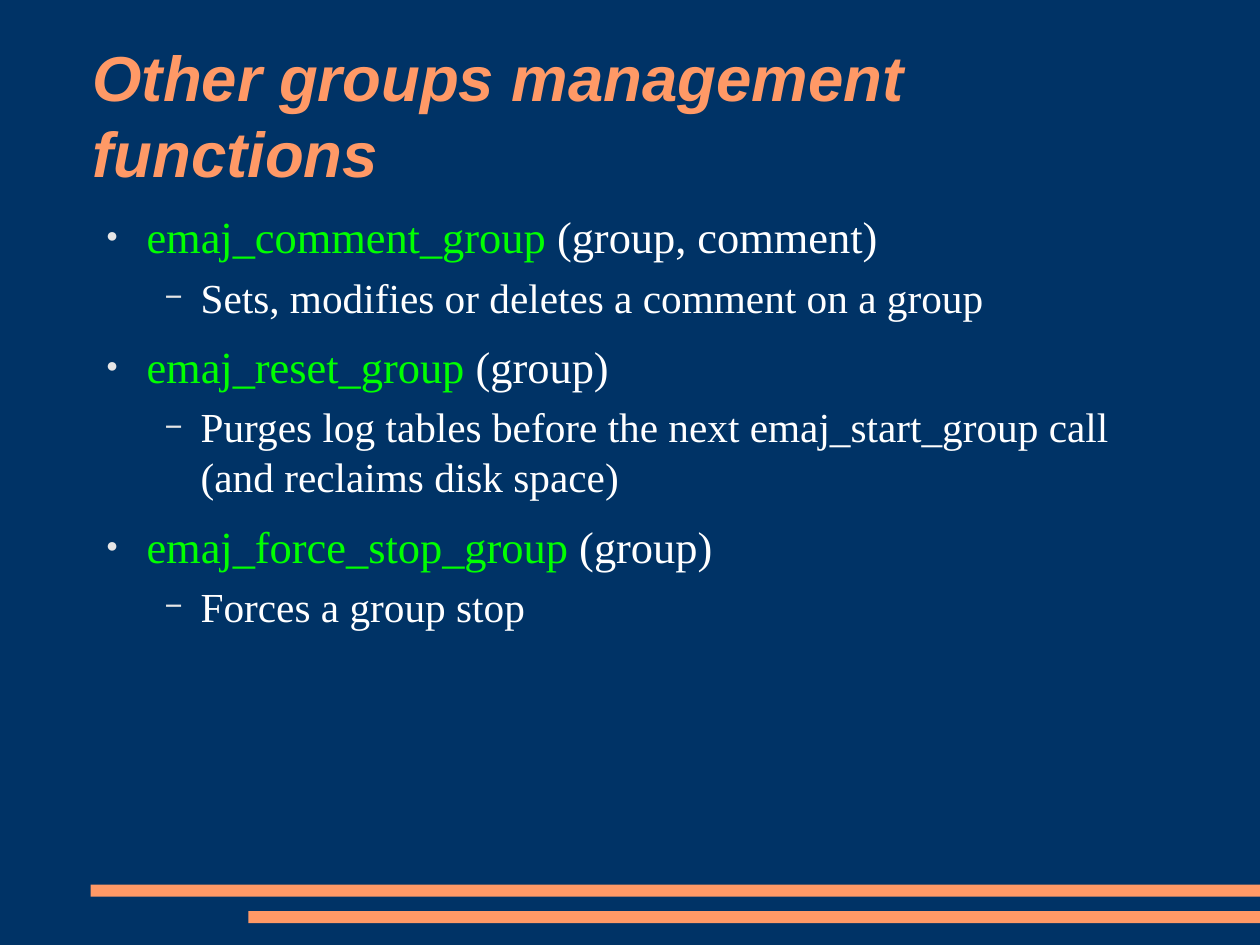
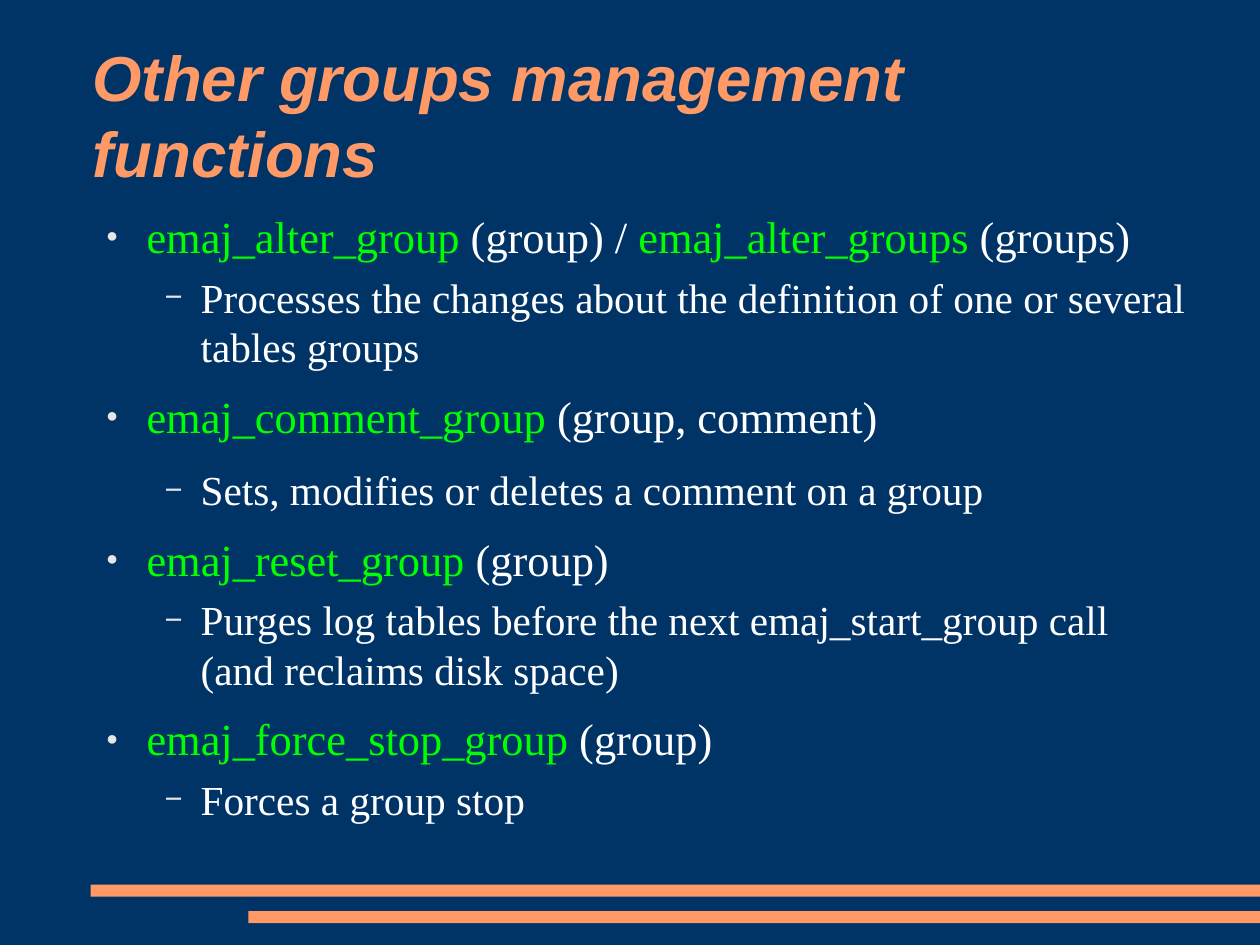
Before and after one commit to beaud76/emaj_doc, a slide deck: slide 25 of Emaj_pres_en.odp. Drawn at 1260x945 pixels with LibreOffice and Linux fonts; fonts in the diff are those of the drawing. Boxes give left, top, right and bottom in pixels: in the first picture for what was removed or moved away, otherwise in the second. Text is boxed around its words. In the diff, an @@ line names an element or a change of style, - is before the commit and + after.

```diff
--- a/Emaj_pres_en.odp
+++ b/Emaj_pres_en.odp
@@ text at <box>147,222,1185,371</box>: paragraphs added @@
+● emaj_alter_group (group) / emaj_alter_groups (groups)
+  − Processes the changes about the definition of one or several tables groups
@@ text at <box>147,402,877,442</box>: more space between paragraphs @@
```
Also in this commit, not shown: 7 other slides changed, 3 other files.
